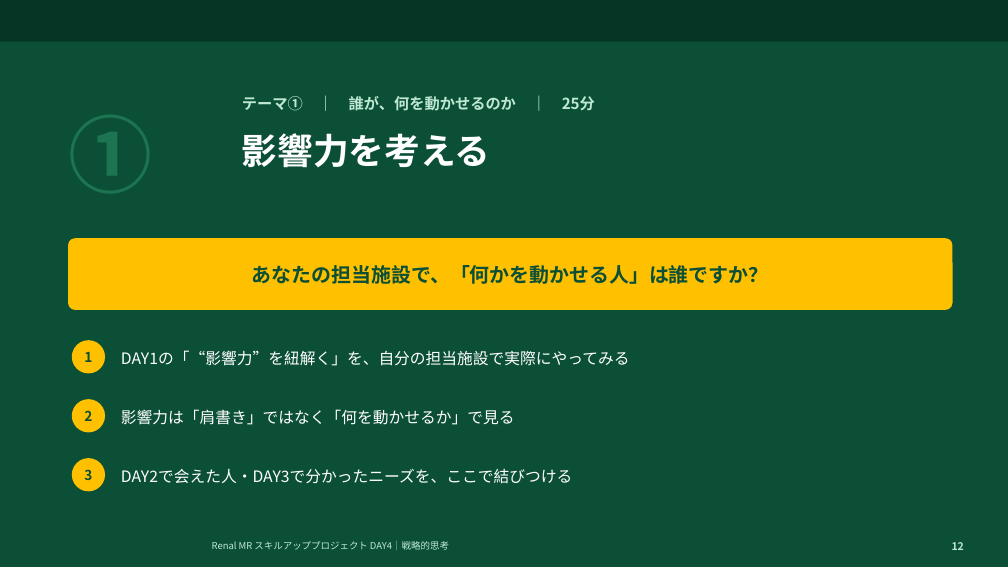
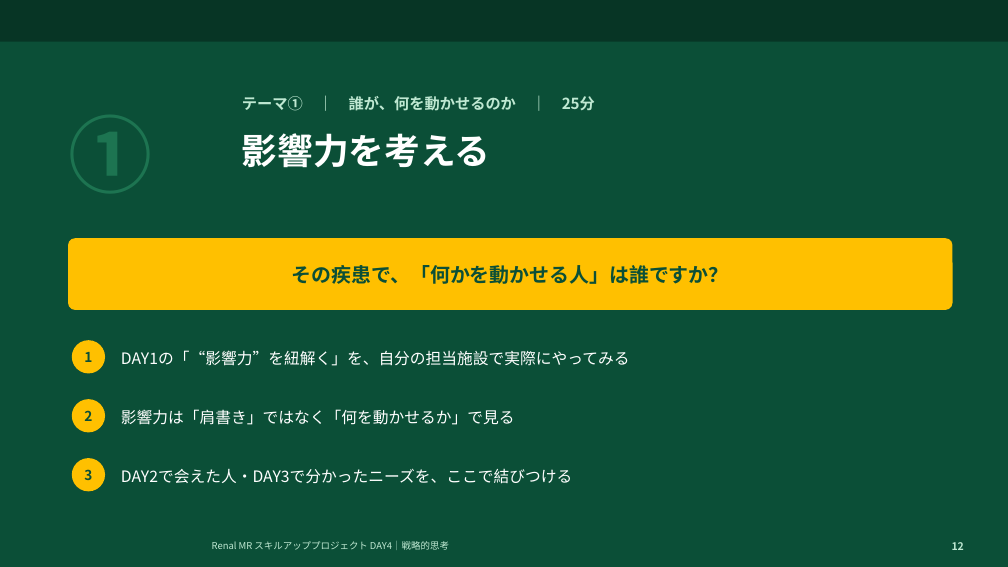
Before and after one commit to TAKUYA-1187/Claude, a slide deck: slide 12 of novartis_training/DAY4_ちょっと分かるだけで世界が変わる.pptx. Drawn at 1008x567 pixels with LibreOffice and Linux fonts; fonts in the diff are those of the drawing; background and template pictures are left out. Boxes give left, top, right and bottom in pixels: in the first picture for what was removed or moved away, otherwise in the second. Text is boxed around its words. In the diff, an @@ line names an element or a change of style, - is before the commit and + after.

```diff
--- a/novartis_training/DAY4_ちょっと分かるだけで世界が変わる.pptx
+++ b/novartis_training/DAY4_ちょっと分かるだけで世界が変わる.pptx
@@ text in rounded rectangle at <box>292,265,729,284</box>: text changed @@
-あなたの担当施設で、「何かを動かせる人」は誰ですか？
+その疾患で、「何かを動かせる人」は誰ですか？
```
Also in this commit, not shown: 19 other slides changed, 1 slide added, 2 other files.
